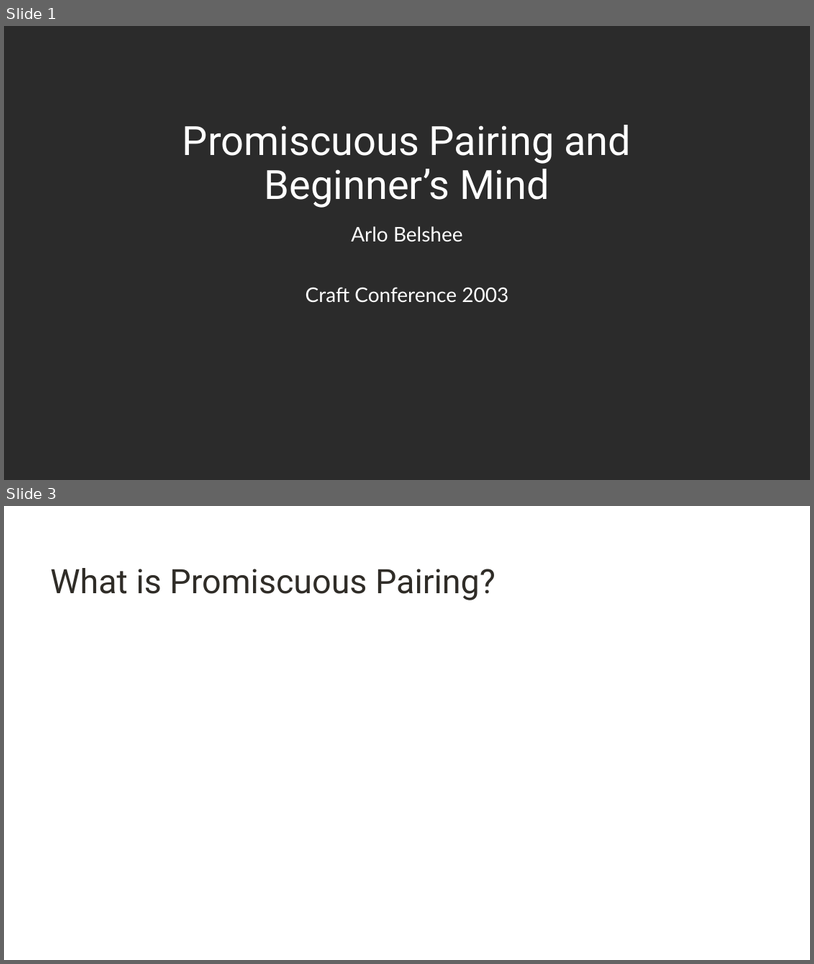
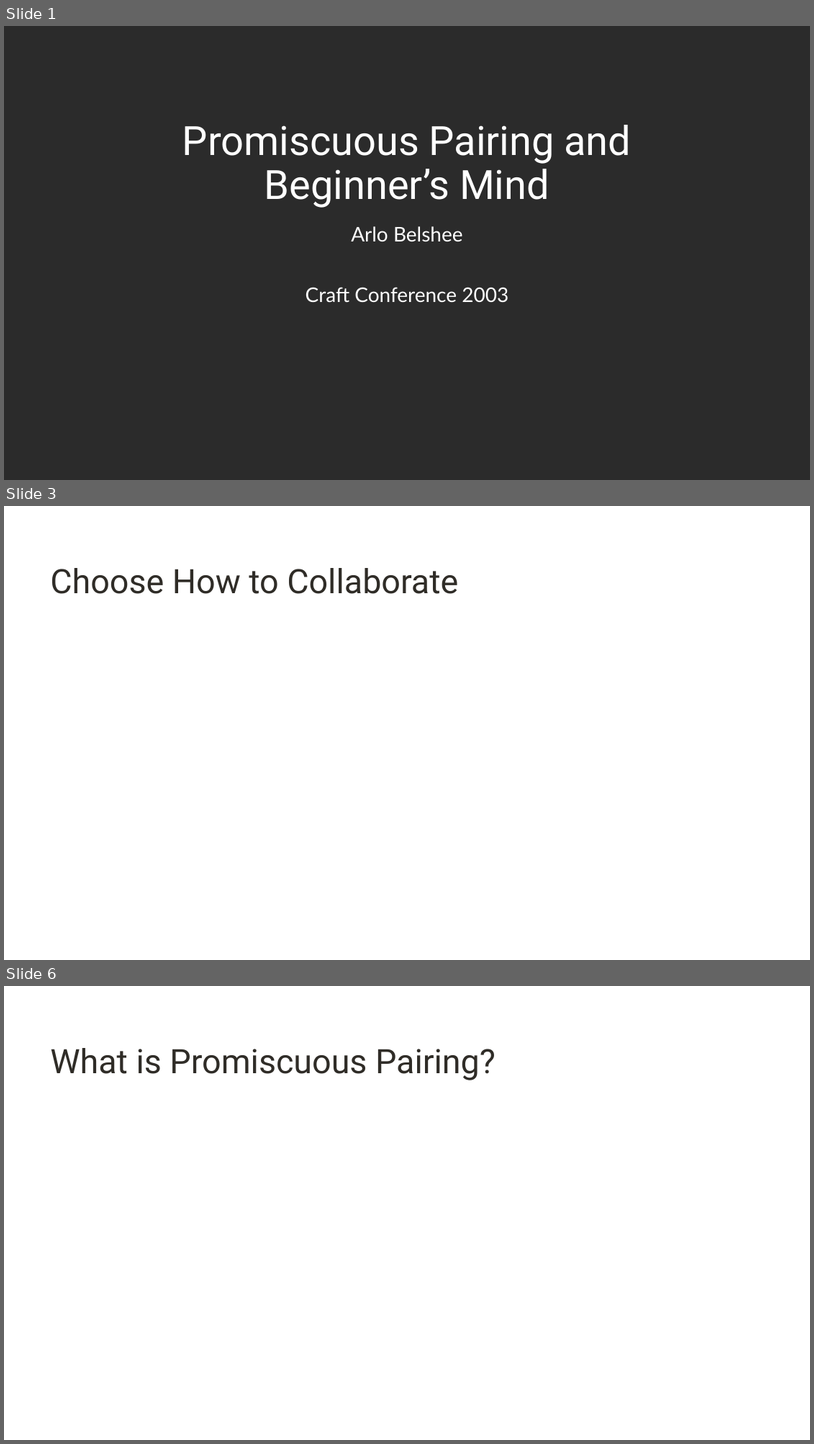
Before and after one commit to digdeeproots/talks, a slide deck: Decks/Craft2023-PromiscuousPairingBeginnerMind.pptx. Shown one above the other, each under a label of ours: slides 1 and 3 before the commit, slides 1, 3 and 6 after it; the slides between them are not shown. The pictures are 814x964 and 814x1444 pixels, drawn with LibreOffice and Linux fonts; fonts in the diff are those of the drawing; background and template pictures are left out; a plain dark background stands for a picture behind light text. Boxes give left, top, right and bottom in pixels: in the first picture for what was removed or moved away, otherwise in the second. Text is boxed around its words. In the diff, an @@ line names an element or a change of style, - is before the commit and + after.

```diff
--- a/Decks/Craft2023-PromiscuousPairingBeginnerMind.pptx
+++ b/Decks/Craft2023-PromiscuousPairingBeginnerMind.pptx
@@ slide 3 added at <box>4,506,810,960</box>, background #FFFFFF @@
@@ title added at <box>50,568,458,594</box>, 40 pt, text #2F2C27 @@
+Choose How to Collaborate
@@ what was slide 3 is now slide 6 @@
```
Also in this commit, not shown: 1 slide changed, 13 other slides added.
